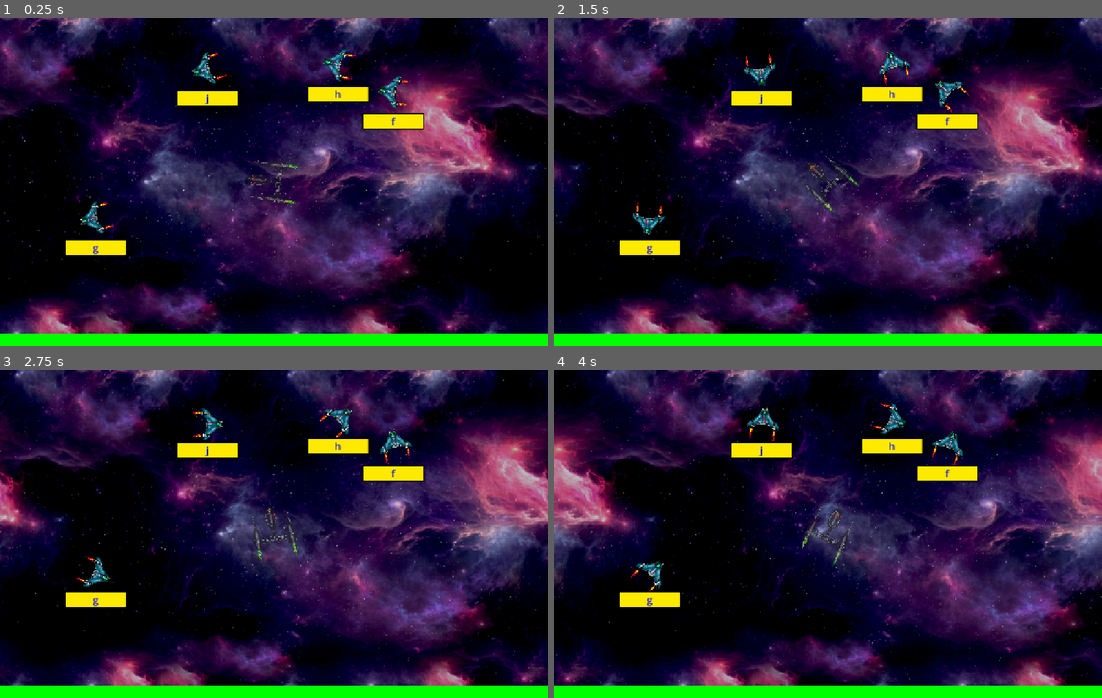
Above: before the commit, frames 1-4 (two rows, left to right).
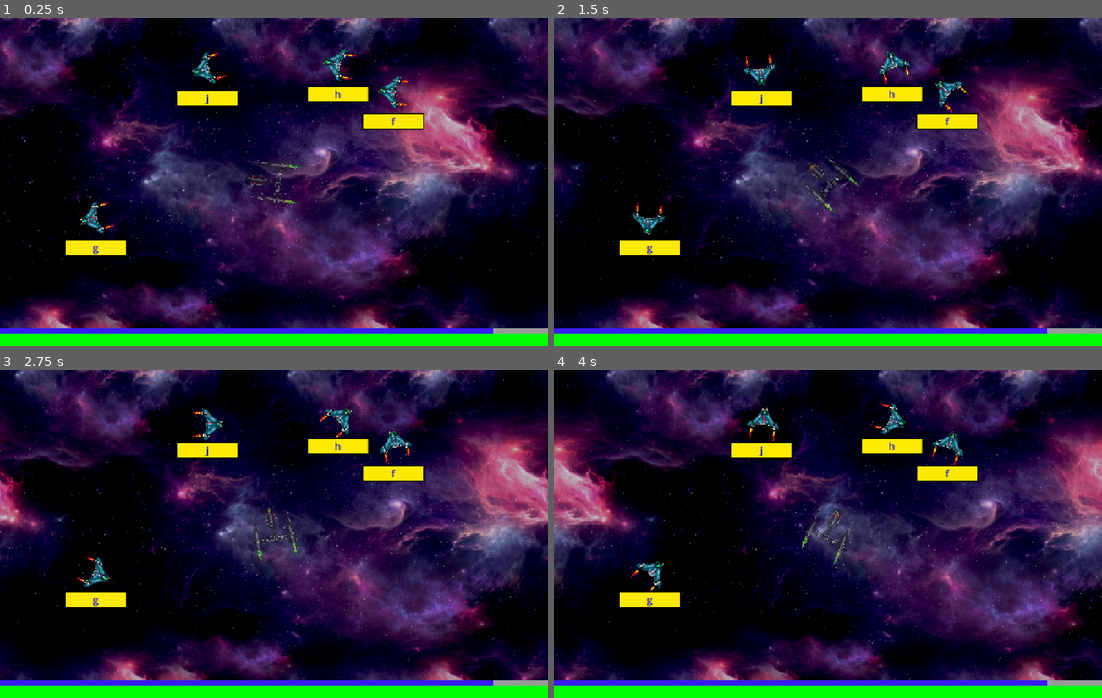
Above: after the commit, the same moments.

Repository: RaulHuertas/galaxy-keys
Game: Godot game, scene res://practice_game.tscn
Same seed, same stepped clock (60 frames per second), same inputs: the game is played once before the commit and once after it.
Inputs:
- Up to frame 1 (0.25 s): no input
- Up to frame 2 (1.5 s): tap Enter at 0.5 s
- Up to frame 3 (2.75 s): no input
- Up to frame 4 (4 s): no input

The runs differ from the first frame. In frame 1, 1.7% of the frame differs, in the area x 0-100%, y 94-97%; in frame 2, 1.7%; in frame 3, 1.7%; in frame 4, 1.7%.

Commit message:
adjusted the gameplay

Diff:
--- a/HealthBar.tscn
+++ b/HealthBar.tscn
@@ -15,9 +15,14 @@
 [sub_resource type="StyleBoxFlat" id="StyleBoxFlat_ypcvb"]
 bg_color = Color(0, 0.7917869, 0.2400937, 1)
 
+[sub_resource type="StyleBoxFlat" id="StyleBoxFlat_n0c2p"]
+
+[sub_resource type="StyleBoxFlat" id="StyleBoxFlat_7onog"]
+bg_color = Color(0.21802102, 0.11207495, 1, 1)
+
 [node name="HealthBar" type="Node2D" unique_id=1435057563]
 
-[node name="bar" type="ProgressBar" parent="." unique_id=2109302076]
+[node name="health" type="ProgressBar" parent="." unique_id=2109302076]
 unique_name_in_owner = true
 offset_top = 741.0
 offset_right = 1280.0
@@ -27,3 +32,14 @@
 step = 0.1
 value = 90.0
 show_percentage = false
+
+[node name="camouflage" type="ProgressBar" parent="." unique_id=690728254]
+unique_name_in_owner = true
+offset_top = 727.0
+offset_right = 1280.0
+offset_bottom = 740.0
+theme_override_styles/background = SubResource("StyleBoxFlat_n0c2p")
+theme_override_styles/fill = SubResource("StyleBoxFlat_7onog")
+step = 0.1
+value = 90.0
+show_percentage = false
--- a/health_bar.gd
+++ b/health_bar.gd
@@ -1,16 +1,17 @@
 class_name HealthBar
 extends Node2D
-@onready var bar = %bar
+@onready var health_bar = %health
+@onready var camouflage_bar = %camouflage
 
 @export var health = 100:
 	set(value):
 		health = value
-		bar.value = value
-		if bar.has_theme_stylebox_override("fill"):
-			var style = bar.get_theme_stylebox("fill")
-			if value < bar.max_value * 0.3:
+		health_bar.value = value
+		if health_bar.has_theme_stylebox_override("fill"):
+			var style = health_bar.get_theme_stylebox("fill")
+			if value < health_bar.max_value * 0.3:
 				style.bg_color = Color.RED
-			if value < bar.max_value * 0.6:
+			if value < health_bar.max_value * 0.6:
 				style.bg_color = Color.YELLOW
 			else:
 				style.bg_color = Color.GREEN
@@ -20,9 +21,9 @@
 
 # Called when the node enters the scene tree for the first time.
 func _ready():
-	var style = bar.get_theme_stylebox("fill").duplicate()
-	bar.add_theme_stylebox_override("fill", style)
-	bar.value = health
+	var style = health_bar.get_theme_stylebox("fill").duplicate()
+	health_bar.add_theme_stylebox_override("fill", style)
+	health_bar.value = health
 
 
 # Called every frame. 'delta' is the elapsed time since the previous frame.
--- a/practice_game.gd
+++ b/practice_game.gd
@@ -42,8 +42,8 @@
 	var max_radius = radius*min_range
 	var min_radius = radius*max_range
 
-
-	for enemy in character_levels[current_level].size():
+	var enemies_to_spawn = min(character_levels[current_level].size(),9)
+	for enemy in enemies_to_spawn:
 		var new_ship = enemy_ship_scene_1.instantiate()
 		var random_angle = randf_range(0.25*PI, -1.25*PI)
 		var random_range = randf_range(min_range, max_range)
Not shown, added: health_bar.gd.uid
